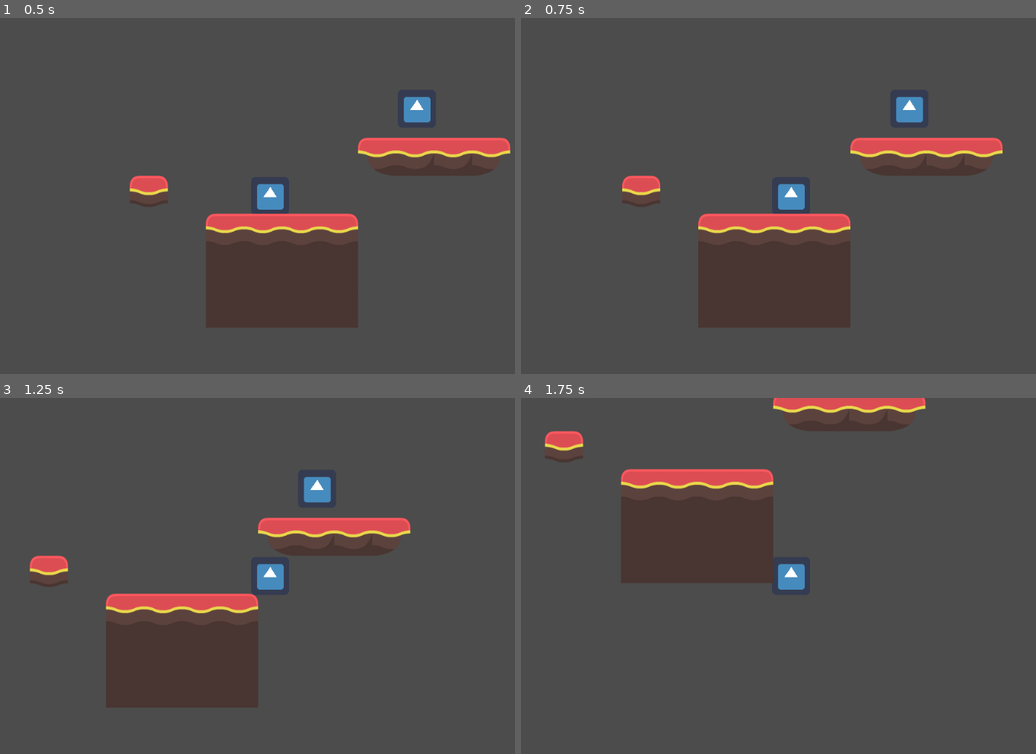
Above: before the commit, frames 1-4 (two rows, left to right).
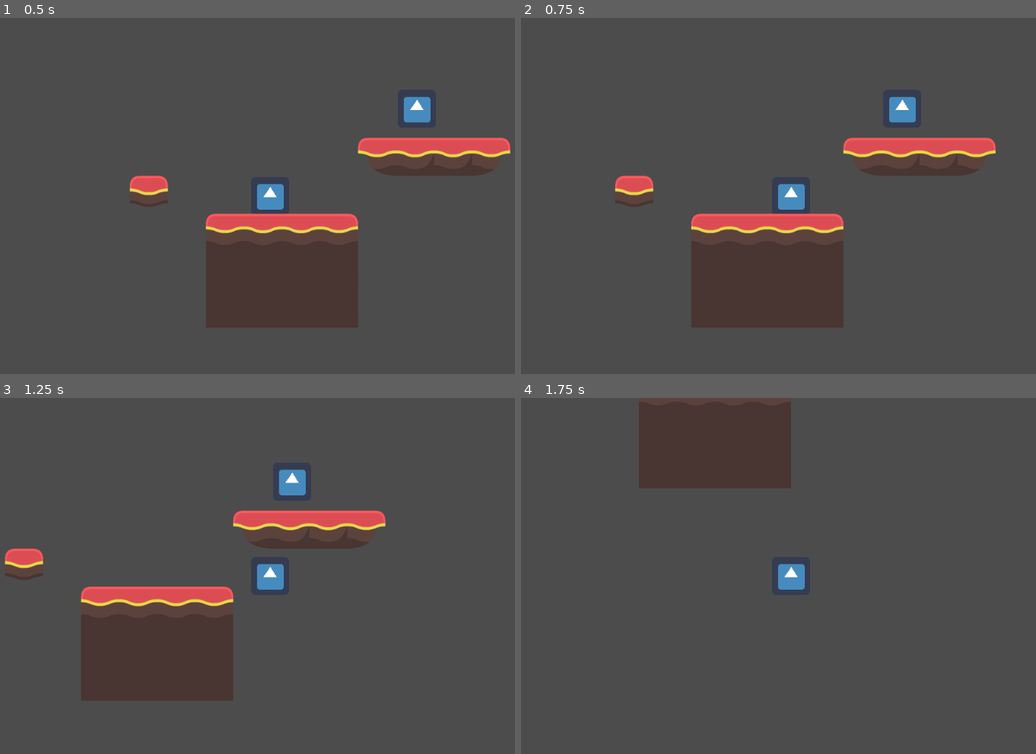
Above: after the commit, the same moments.

Repository: rhode2nh/Legacy_of_Rogue
Game: Godot game, scene res://Assets/Levels/Main.tscn
Two runs of this game, one before a commit and one after it. Both use one fixed random seed, a clock stepped at 60 frames per second and the inputs below. The engine's default icon, where the game draws it, is replaced by a stand-in: a white triangle on a blue panel in a dark square.
Inputs:
- Up to frame 1 (0.5 s): no input
- Up to frame 2 (0.75 s): hold Right (ui_right) from 0.53 s (still down)
- Up to frame 3 (1.25 s): keep holding Right (ui_right)
- Up to frame 4 (1.75 s): release Right (ui_right) at 1.28 s; hold Left (ui_left) from 1.28 s (still down)

Frame 1 is identical in both runs. In frame 2, 2.1% of the frame differs, in the area x 18-94%, y 22-87%; in frame 3, 8.4%; in frame 4, 16%, in the area x 4-79%, y 0-52%.

Commit message:
Added projectile damage to the projectile.

Diff:
--- a/Assets/Entities/Characters/*BaseEnemy/BaseEnemy.gd
+++ b/Assets/Entities/Characters/*BaseEnemy/BaseEnemy.gd
@@ -6,7 +6,7 @@
 #TODO: What should all enemies inherit?
 func _on_BaseEnemy_area_entered(area):
 	if area.is_in_group("Projectiles"):
-		health -= 10
+		health -= area.damage
 		print('Health remaining: ', health)
 		area.queue_free()
 	if health <= 0:
--- a/Assets/Entities/Characters/*BaseEnemy/BaseEnemy.tscn
+++ b/Assets/Entities/Characters/*BaseEnemy/BaseEnemy.tscn
@@ -3,6 +3,6 @@
 [ext_resource path="res://Assets/Entities/Characters/*BaseNPC/BaseNPC.tscn" type="PackedScene" id=1]
 [ext_resource path="res://Assets/Entities/Characters/*BaseEnemy/BaseEnemy.gd" type="Script" id=2]
 
-[node name="BaseEnemy" instance=ExtResource( 1 )]
+[node name="BaseEnemy" index="0" instance=ExtResource( 1 )]
 script = ExtResource( 2 )
 [connection signal="area_entered" from="." to="." method="_on_BaseEnemy_area_entered"]
--- a/Assets/Entities/Characters/Player/Player.gd
+++ b/Assets/Entities/Characters/Player/Player.gd
@@ -1,44 +1,46 @@
 extends KinematicBody2D
 
-const MOVE_SPEED = 100
-const GRAVITY = 2000
-const ACCELERATION = 40
-const JUMP_HEIGHT = -600
-const MAX_SPEED = 300
+export var moveSpeed = 100
+export var gravity = 2000
+export var acceleration = 40
+export var jumpHeight = -600
+export var maxSpeed = 300
 const NO_SPEED = 0
 
 var scene = preload("res://Assets/Entities/Projectile/Block.tscn")
 
-export (int, 0, 200) var inertia = 100
+#export (int, 0, 200) var inertia = 100
 
 var velocity = Vector2.ZERO
 
 func get_input():
+	# Shoot projectile
+	if Input.is_action_just_pressed("ui_page_up"):
+		var bullet = scene.instance()
+		bullet.global_position = $Bullet_Spawn.global_position
+		get_tree().get_root().add_child(bullet)
+	# Jump
+	if Input.is_action_just_pressed("ui_up"):
+		velocity.y = jumpHeight
+	# Move right
 	if Input.is_action_pressed("ui_right"):
-		velocity.x = max(MOVE_SPEED + ACCELERATION, MAX_SPEED)
+		velocity.x = max(moveSpeed + acceleration, maxSpeed)
 		if $Bullet_Spawn.position.x < 0:
 			$Bullet_Spawn.position.x = -$Bullet_Spawn.position.x
+	# Move left
 	elif Input.is_action_pressed("ui_left"):
-		velocity.x = min(-MOVE_SPEED - ACCELERATION, -MAX_SPEED)
+		velocity.x = min(-moveSpeed - acceleration, -maxSpeed)
 		if $Bullet_Spawn.position.x > 0:
 			$Bullet_Spawn.position.x = -$Bullet_Spawn.position.x
-	if Input.is_action_just_pressed("ui_up"):
-		velocity.y = JUMP_HEIGHT
 	else:
 		velocity.x = lerp(velocity.x, NO_SPEED, 0.2)
 
 func _physics_process(delta):
 	get_input()
-	velocity.y += GRAVITY * delta
+	velocity.y += gravity * delta
 	velocity = move_and_slide(velocity, Vector2.UP, false, 4, PI/4, false)
 
-	for index in get_slide_count():
-		var collision = get_slide_collision(index)
-		if collision.collider.is_in_group("blocks"):
-			collision.collider.apply_central_impulse(-collision.normal * inertia)
-
-func _process(delta):
-	if Input.is_action_just_pressed("ui_page_up"):
-		var bullet = scene.instance()
-		bullet.global_position = $Bullet_Spawn.global_position
-		get_tree().get_root().add_child(bullet)
+#	for index in get_slide_count():
+#		var collision = get_slide_collision(index)
+#		if collision.collider.is_in_group("blocks"):
+#			collision.collider.apply_central_impulse(-collision.normal * inertia)
--- a/Assets/Entities/Projectile/Block.gd
+++ b/Assets/Entities/Projectile/Block.gd
@@ -2,7 +2,8 @@
 
 onready var spawn = get_node("/root/Main/Player/Bullet_Spawn")
 var spawnNegative = false
-export var bulletSpeed = 100
+export var bulletSpeed = 15
+export var damage = 15
 
 
 func _ready():
